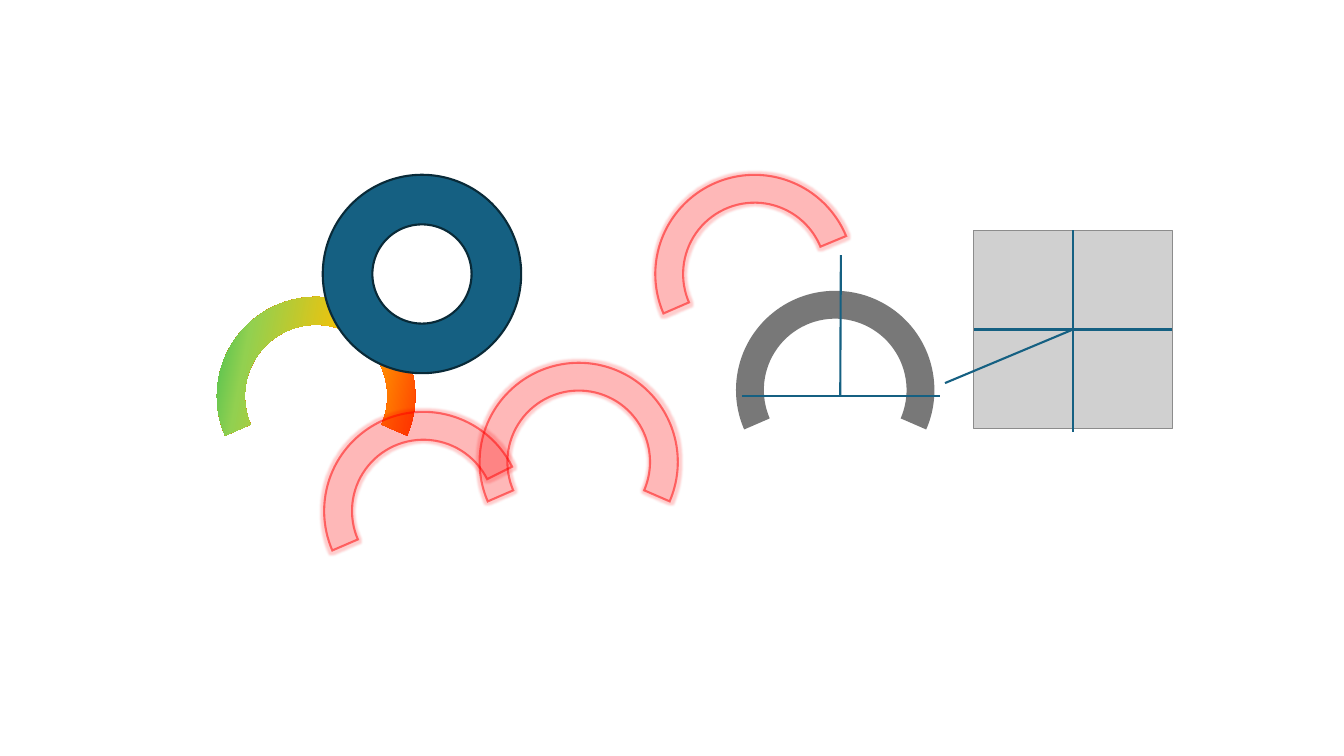
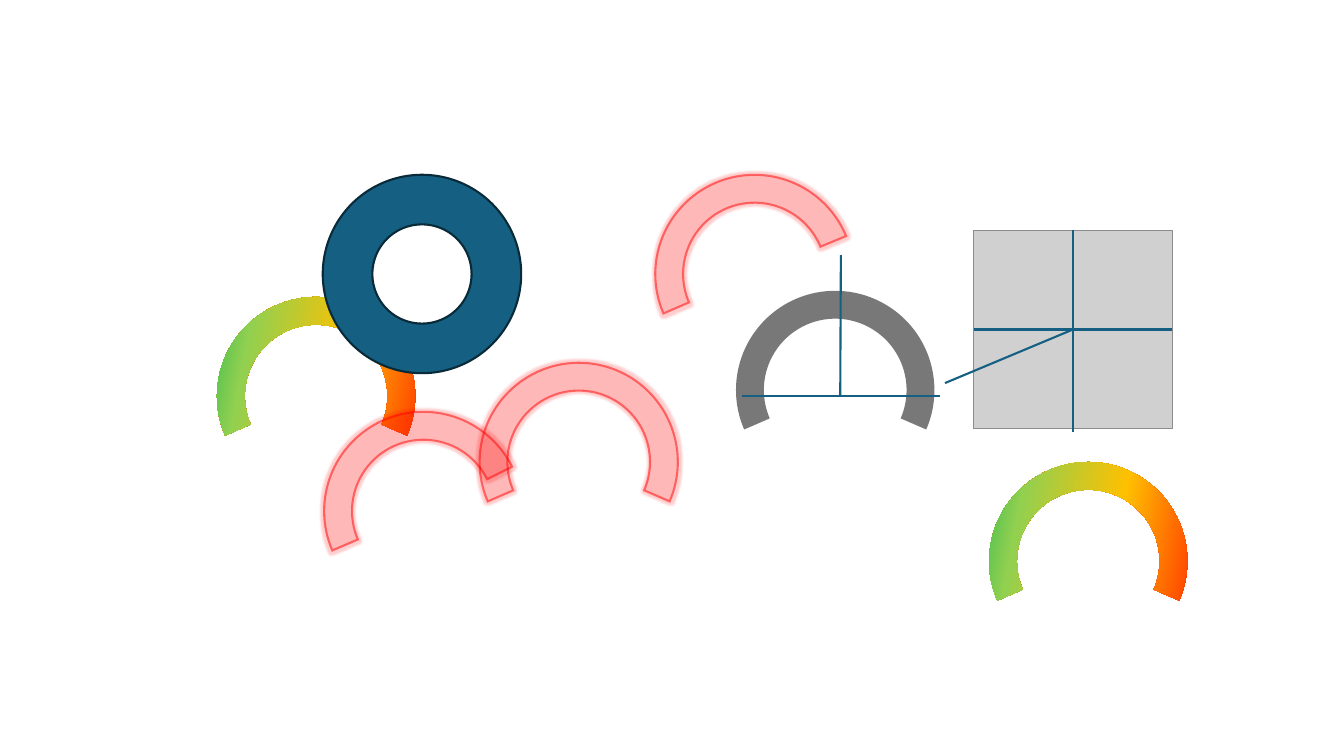
Before and after one commit to SWPP-2025SPRING/team-project-for-2025-spring-swpp-team-06, a slide deck: slide 1 of RawImages/imagePPT.pptx. Drawn at 1344x756 pixels with LibreOffice and Linux fonts; fonts in the diff are those of the drawing; grey boxes stand for pictures. Boxes give left, top, right and bottom in pixels: in the first picture for what was removed or moved away, otherwise in the second. Text is boxed around its words. In the diff, an @@ line names an element or a change of style, - is before the commit and + after.

Commit message:
Feat #29 ppt saved

```diff
--- a/RawImages/imagePPT.pptx
+++ b/RawImages/imagePPT.pptx
@@ arch (boxed as its full ring) added at <box>960,433,1217,689</box>, fill gradient #FF0000 to #FFC000 to #92D050 to #00B050 @@
```
Also in this commit, not shown: 6 other files.
